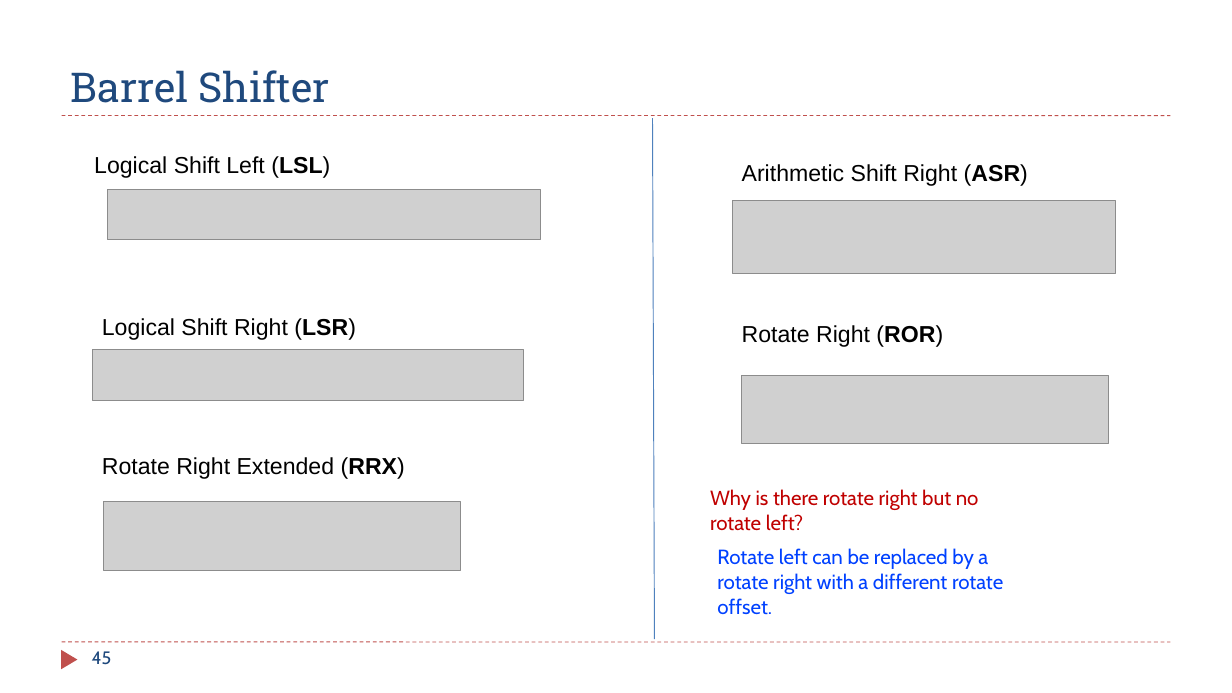
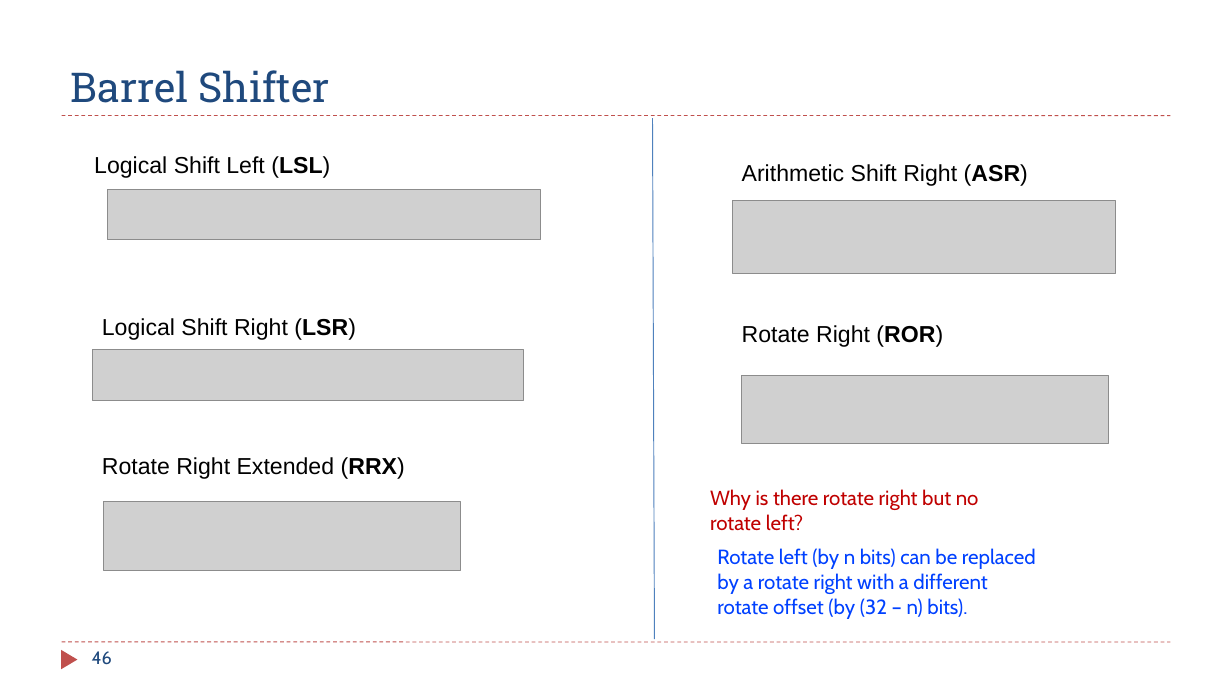
Before and after one commit to guhofstra/CSC111Sp26, a slide deck: slide 46 of PPTs/Ch4_ARM_Arithmetic_Logic.pptx (slide 45 before the commit). Drawn at 1232x693 pixels with LibreOffice and Linux fonts; fonts in the diff are those of the drawing; grey boxes stand for pictures. Boxes give left, top, right and bottom in pixels: in the first picture for what was removed or moved away, otherwise in the second. Text is boxed around its words. In the diff, an @@ line names an element or a change of style, - is before the commit and + after.

```diff
--- a/PPTs/Ch4_ARM_Arithmetic_Logic.pptx
+++ b/PPTs/Ch4_ARM_Arithmetic_Logic.pptx
@@ text at box(717, 548, 1036, 619): text changed @@
-Rotate left can be replaced by a rotate right with a different rotate offset.
+Rotate left (by n bits) can be replaced by a rotate right with a different rotate offset (by (32 – n) bits).
@@ page number at box(92, 651, 112, 665): text changed @@
-45
+46
```
Also in this commit, not shown: 15 other slides changed, 2 slides added, 5 other files.
